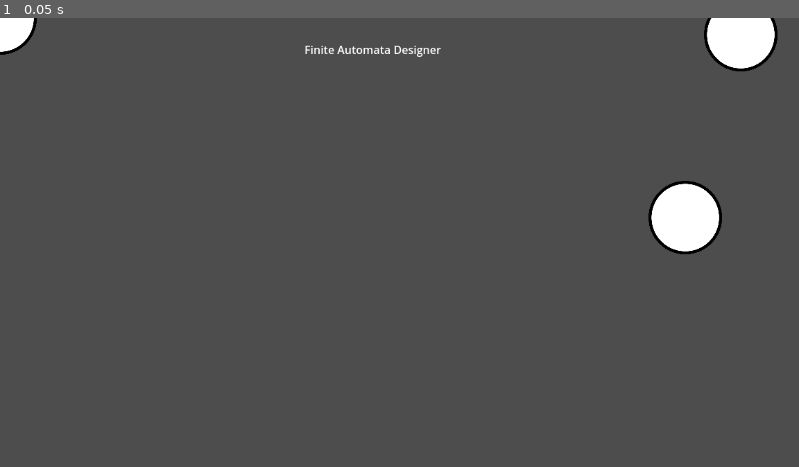
Above: before the commit, frame 1.
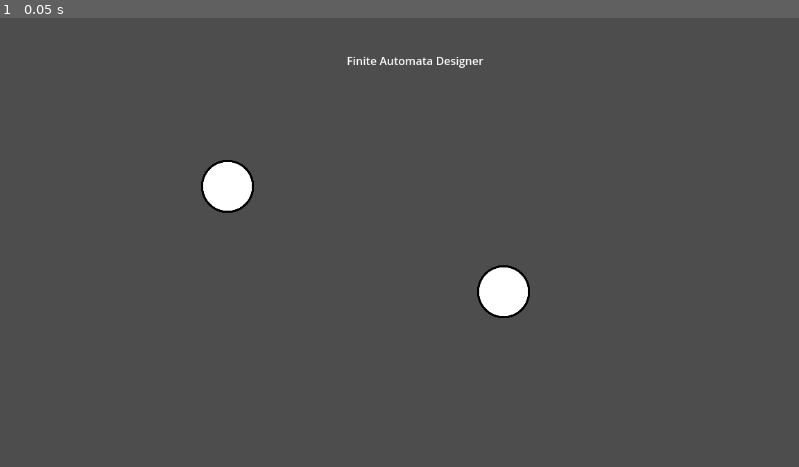
Above: after the commit, the same moment.

Repository: ParthP22/FiniteAutomataDesigner
Game: Godot game, scene res://main.tscn
Two runs of this game, one before a commit and one after it. Both use one fixed random seed, a clock stepped at 60 frames per second and the inputs below.
Inputs:
- Up to frame 1 (0.05 s): no input

The runs differ from the first frame. In frame 1, 4.0% of the frame differs, in the area x 0-98%, y 0-67%.

Commit message:
fa_node resize and title center

Diff:
--- a/finite-automata-designer/fa_node.tscn
+++ b/finite-automata-designer/fa_node.tscn
@@ -3,12 +3,13 @@
 [ext_resource type="Texture2D" uid="uid://bqegqmqoqoyds" path="res://circle_FA.png" id="1_suc73"]
 
 [sub_resource type="CircleShape2D" id="CircleShape2D_xmt85"]
-radius = 53.0094
+radius = 38.0
 
 [node name="FA_Node" type="AnimatableBody2D"]
 
 [node name="CircleFa" type="Sprite2D" parent="."]
-scale = Vector2(0.2075, 0.2075)
+position = Vector2(-1.90735e-06, 1.90735e-06)
+scale = Vector2(0.15, 0.15)
 texture = ExtResource("1_suc73")
 
 [node name="CollisionShape2D" type="CollisionShape2D" parent="."]
--- a/finite-automata-designer/main.tscn
+++ b/finite-automata-designer/main.tscn
@@ -6,25 +6,17 @@
 [node name="Main" type="Node2D"]
 
 [node name="Label" parent="." instance=ExtResource("1_bml3s")]
-offset_left = 439.0
-offset_top = 34.0
-offset_right = 636.0
-offset_bottom = 57.0
+offset_left = 500.0
+offset_top = 50.0
+offset_right = 697.0
+offset_bottom = 73.0
 text = "Finite Automata Designer
 "
 horizontal_alignment = 1
 vertical_alignment = 1
 
-[node name="FA_Node" parent="." instance=ExtResource("2_rkthm")]
-position = Vector2(106, 716)
-
-[node name="FA_Node2" parent="." instance=ExtResource("2_rkthm")]
-position = Vector2(1068, 24)
-
 [node name="FA_Node3" parent="." instance=ExtResource("2_rkthm")]
-
-[node name="FA_Node4" parent="." instance=ExtResource("2_rkthm")]
-position = Vector2(-174, 332)
+position = Vector2(328, 243)
 
 [node name="FA_Node5" parent="." instance=ExtResource("2_rkthm")]
-position = Vector2(988, 288)
+position = Vector2(726, 395)
